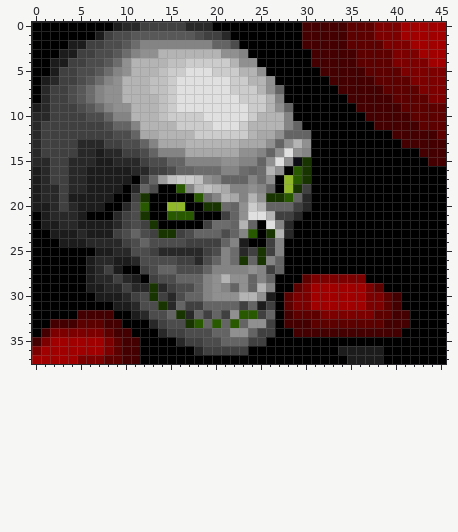
File history of a pixel-art sprite, sprites/icons/unit_skeleton.png. The picture above was drawn from the file before the commit.
The file is 46x38 pixels.
After the commit:
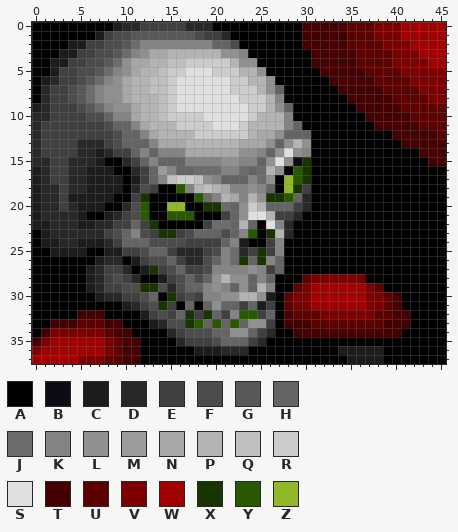
Palette (. is transparent): A #000000  B #0c0c14  C #1c1c1c  D #282828  E #404040  F #4c4c4c  G #585858  H #646464  J #6c6c6c  K #848484  L #909090  M #9c9c9c  N #a8a8a8  P #b4b4b4  Q #c0c0c0  R #cccccc  S #e0e0e0  T #440000  U #5c0000  V #7c0000  W #a00000  X #183400  Y #285800  Z #90b828
Changes in this commit:
Changed rows in their new state; - is an unchanged pixel.
first column x 0:
 3 -------------NN------------
 4 -----------NN--------------
 5 -----------N---------------
 6 ----------N----------------
 7 ----------N----------------
 8 ----------N----------------
 9 -----------N---------------
10 -----------N---------------
11 ------------N--------------
12 ----------H-K--------------
13 ---------FHH---------------
14 ---------E-HK--------------
15 --------AA-EHKH------------
16 ---------AA-EHMK-----------
17 ----------AC--K------------
18 ------------FE-------------
20 -D-------------------------
21 CD------C---Y--------------
22 C-D----DDE-H---------------
23 -CDDD-DDEFHK---------------
24 -CCDD-CC-EHH---------------
25 --CCCC-A-CEE-HHE-----------
26 ------AC-DACE--H-D---------
27 ---------ED-CXEFHEEF-------
28 --------EFED-ACEF-FH-------
29 -------DEEFFX-FD-H---------
30 --------DDE--HAXEFE-K------
31 ---------A--E--EAHA-L------
32 --------A--ACE-EHXEX--K----
33 -------------CD------------
34 --------------AD----------D
35 -------------------E-----D-
36 ------------------CCCDDD---
Boxes around the changes in both pictures, in picture pixels (x1, y1, x2, y2):
changed: (32, 49, 275, 355)
